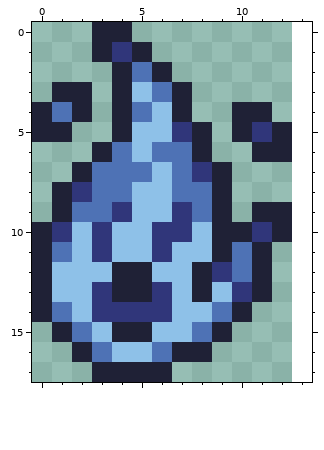
Two versions of one pixel-art sprite, Items/Boss/Unstable_Wisp.png. Above, as it was before the edit.
The file is 26x36 pixels, drawn in blocks of 2x2; one block is one cell here. The old version is drawn lined up with the new one, on the new canvas.
Once edited:
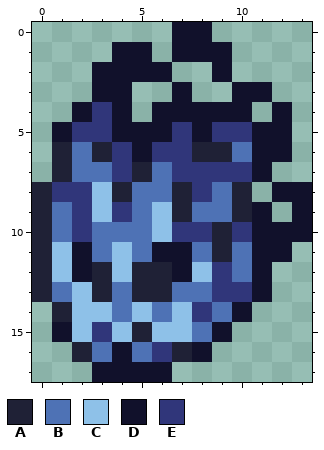
Palette (. is transparent): A #1f2136  B #4e72b5  C #8ec1e8  D #11112b  E #30367a
Change:
canvas 13x18 -> 14x18
Changed rows in their new state; - is an unchanged pixel.
first column x 0:
 0 ---..--DD-----
 1 ---.DD-DDD----
 2 ---DDDD--D----
 3 -..DD..D--DD--
 4 ..DED.DDDDD.D-
 5 .DEEDDD-DEEDD-
 6 -AB-EDEE-ABDD-
 7 -AB-EABE-EED--
 8 AE-CABBAEBA-DD
 9 ABEC-B-A-BAD.D
10 -BEBBBC-E-EDDD
11 -CDB-BDDB--DD-
12 --DAC-ADC--D--
13 -B-AB-ABBE-D--
14 .A-CBCB-E-D---
15 -DCEC----D----
16 ----DBE-D-----
17 ---DDDD-------
Boxes around the changes in both pictures, in picture pixels (x1, y1, x2, y2):
changed: (32, 22, 312, 382)
